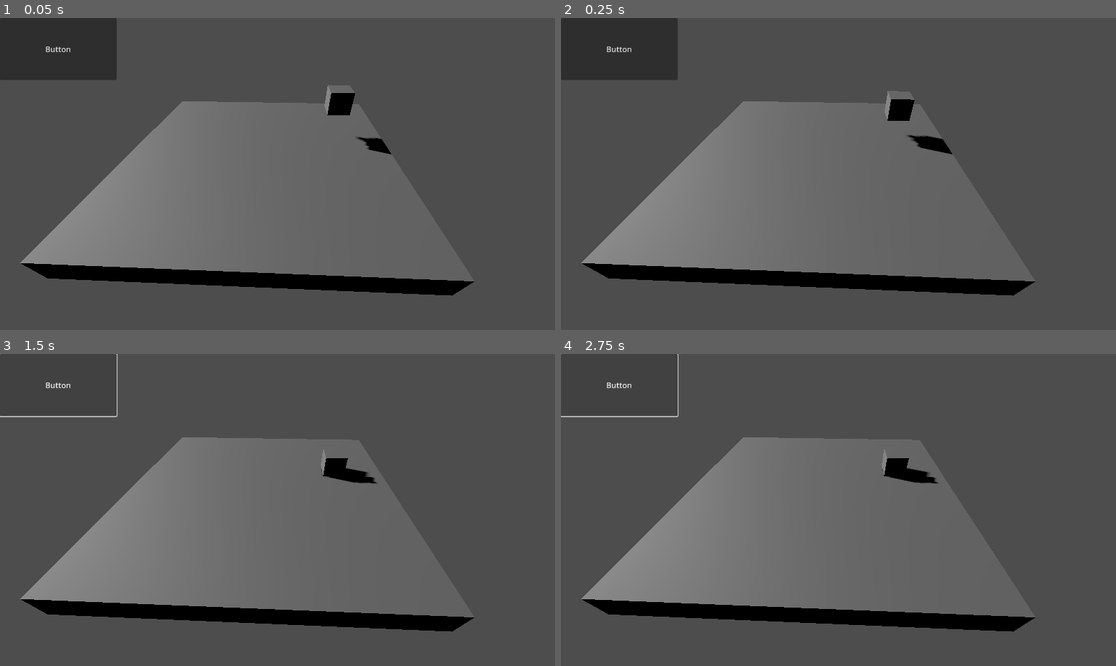
Above: before the commit, frames 1-4 (two rows, left to right).
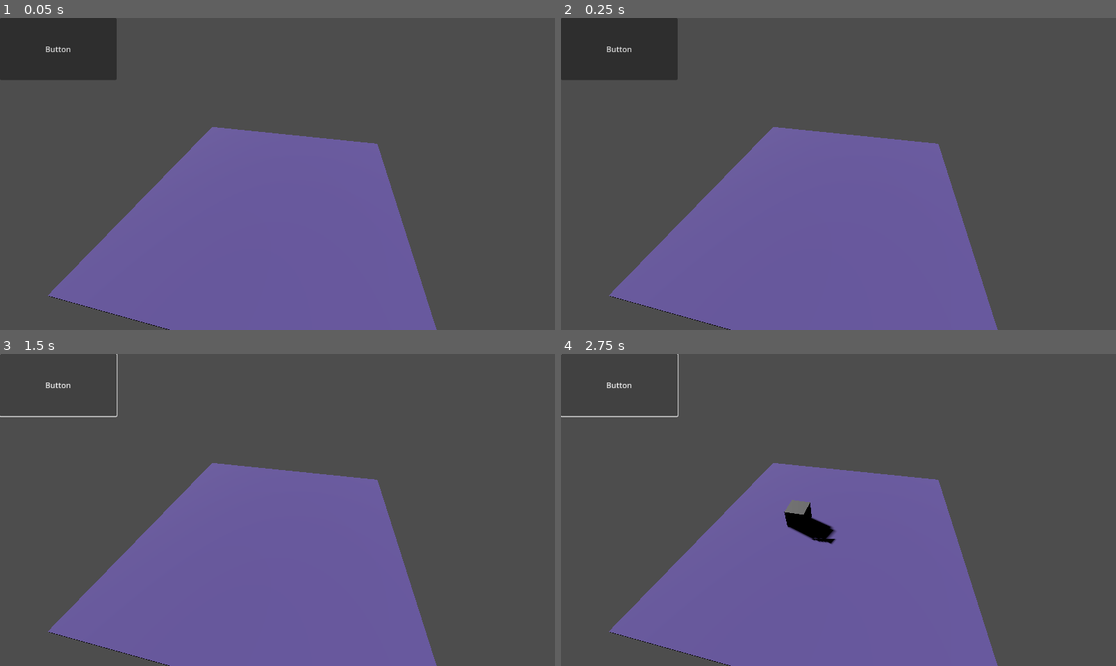
Above: after the commit, the same moments.

Repository: I-ICUPRO/practice-godot
Game: Godot game, scene res://scene/main.tscn
The game is run twice, just before and just after one commit, with the same random seed, the same clock (stepped at 60 frames per second) and the same inputs.
Inputs:
- Up to frame 1 (0.05 s): no input
- Up to frame 2 (0.25 s): no input
- Up to frame 3 (1.5 s): click "Button" at 0.5 s; click "Button" at 1.25 s
- Up to frame 4 (2.75 s): click "Button" at 2 s

The runs differ from the first frame. In frame 1, 40% of the frame differs, in the area x 3-86%, y 21-100%; in frame 2, 40%, in the area x 3-86%, y 23-100%; in frame 3, 40%; in frame 4, 40%.

Commit message:
почти осталось долелать один момент с элементами Area3D. Понял в этом моменте как работают ноды. В файле test_in_Godot.md есть все чтоб провериться Area3D

Diff:
--- a/Box.tscn
+++ /dev/null
@@ -1,10 +0,0 @@
-[gd_scene load_steps=2 format=3 uid="uid://ntste3gfr7bl"]
-
-[sub_resource type="BoxShape3D" id="BoxShape3D_6xnmj"]
-
-[node name="RigidBody3D" type="RigidBody3D"]
-
-[node name="CSGBox3D" type="CSGBox3D" parent="."]
-
-[node name="CollisionShape3D" type="CollisionShape3D" parent="."]
-shape = SubResource("BoxShape3D_6xnmj")
--- /dev/null
+++ b/Prefab/Box.tscn
@@ -0,0 +1,13 @@
+[gd_scene load_steps=3 format=3 uid="uid://ntste3gfr7bl"]
+
+[ext_resource type="Script" uid="uid://4tj0vgqw0onc" path="res://script/box.gd" id="1_0bkxv"]
+
+[sub_resource type="BoxShape3D" id="BoxShape3D_6xnmj"]
+
+[node name="box" type="RigidBody3D"]
+script = ExtResource("1_0bkxv")
+
+[node name="CSGBox3D" type="CSGBox3D" parent="."]
+
+[node name="CollisionShape3D" type="CollisionShape3D" parent="."]
+shape = SubResource("BoxShape3D_6xnmj")
--- /dev/null
+++ b/Prefab/floor.tscn
@@ -0,0 +1,35 @@
+[gd_scene load_steps=5 format=3 uid="uid://1r0tas8n87r5"]
+
+[ext_resource type="Script" uid="uid://b0feaetnj83tb" path="res://script/floor.gd" id="1_oj3tl"]
+
+[sub_resource type="BoxShape3D" id="BoxShape3D_ryoud"]
+size = Vector3(12.4434, 0.222847, 12.4739)
+
+[sub_resource type="BoxMesh" id="BoxMesh_ryoud"]
+
+[sub_resource type="StandardMaterial3D" id="StandardMaterial3D_ryoud"]
+albedo_color = Color(0.634532, 0.530655, 0.976237, 1)
+
+[node name="Floor" type="RigidBody3D"]
+freeze = true
+
+[node name="CollisionShape3D" type="CollisionShape3D" parent="."]
+transform = Transform3D(1, 0, 0, 0, 1, 0, 0, 0, 1, 0.00985718, 0.000457764, -0.00671387)
+shape = SubResource("BoxShape3D_ryoud")
+debug_color = Color(0.94902, 0.384314, 0.588235, 1)
+
+[node name="CSGMesh3D" type="CSGMesh3D" parent="."]
+transform = Transform3D(12.4724, 0, 0, 0, 0.0744913, 0, 0, 0, 12.4724, 0, 0, 0)
+mesh = SubResource("BoxMesh_ryoud")
+material = SubResource("StandardMaterial3D_ryoud")
+
+[node name="Area3D" type="Area3D" parent="."]
+script = ExtResource("1_oj3tl")
+
+[node name="CollisionShape3D2" type="CollisionShape3D" parent="Area3D"]
+transform = Transform3D(1, 0, 0, 0, 1, 0, 0, 0, 1, 0.0197144, 0.0738564, -0.0134277)
+shape = SubResource("BoxShape3D_ryoud")
+debug_color = Color(0.94902, 0.384314, 0.588235, 1)
+
+[connection signal="area_entered" from="Area3D" to="Area3D" method="_on_area_entered"]
+[connection signal="body_entered" from="Area3D" to="Area3D" method="_on_body_entered"]
--- a/scene/main.tscn
+++ b/scene/main.tscn
@@ -1,8 +1,9 @@
-[gd_scene load_steps=4 format=3 uid="uid://bubj4vdtwdu03"]
+[gd_scene load_steps=5 format=3 uid="uid://bubj4vdtwdu03"]
 
 [ext_resource type="Script" uid="uid://b2avq2dac8gpa" path="res://script/main.gd" id="1_itxqv"]
 [ext_resource type="Script" uid="uid://caqw1uierxhe8" path="res://script/UI.gd" id="2_v0l8b"]
-[ext_resource type="PackedScene" uid="uid://ntste3gfr7bl" path="res://Box.tscn" id="3_wp4xf"]
+[ext_resource type="PackedScene" uid="uid://ntste3gfr7bl" path="res://Prefab/Box.tscn" id="3_wp4xf"]
+[ext_resource type="PackedScene" uid="uid://1r0tas8n87r5" path="res://Prefab/floor.tscn" id="4_brvut"]
 
 [node name="Node" type="Node"]
 script = ExtResource("1_itxqv")
@@ -20,7 +21,7 @@
 script = ExtResource("2_v0l8b")
 
 [node name="Camera3D" type="Camera3D" parent="."]
-transform = Transform3D(-0.999229, 0.025881, -0.0295118, 0, 0.751841, 0.659344, 0.0392527, 0.658836, -0.751262, -1.95874, 5.51436, -9.06761)
+transform = Transform3D(-0.979066, 0.130834, -0.155923, 0, 0.766046, 0.642786, 0.203542, 0.62933, -0.750009, -2.83497, 7.57707, -10.54)
 
 [node name="DirectionalLight3D" type="DirectionalLight3D" parent="."]
 transform = Transform3D(0.350201, -0.454109, 0.819234, 0, 0.87462, 0.48481, -0.936675, -0.169781, 0.306292, 3.48439, 3.61084, 0.244046)
@@ -30,12 +31,11 @@
 light_specular = 3.263
 shadow_enabled = true
 
-[node name="RigidBody3D" parent="." instance=ExtResource("3_wp4xf")]
-transform = Transform3D(1, 0, 0, 0, 1, 0, 0, 0, 1, -4.38373, 1.94019, 0.223216)
+[node name="Floor" parent="." instance=ExtResource("4_brvut")]
+transform = Transform3D(1, 0, 0, 0, 1, 0, 0, 0, 1, -0.957076, 0, -3.32166)
 
-[node name="RigidBody3D2" parent="." instance=ExtResource("3_wp4xf")]
-transform = Transform3D(11.8972, 0, 0, 0, 1, 0, 0, 0, 11.1632, -0.886407, -0.388277, -1.23011)
-freeze = true
+[node name="box" parent="." instance=ExtResource("3_wp4xf")]
+transform = Transform3D(1, 0, 0, 0, 1, 0, 0, 0, 1, 0.805215, 21.7545, -3.17918)
 
 [connection signal="mouse_entered" from="MyButton" to="MessageLabel" method="_on_my_button_mouse_entered"]
 [connection signal="mouse_exited" from="MyButton" to="MessageLabel" method="_on_my_button_mouse_exited"]
--- /dev/null
+++ b/script/box.gd
@@ -0,0 +1,4 @@
+#Используется для кубика
+extends RigidBody3D
+
+var _inst: int = 4;
--- /dev/null
+++ b/script/floor.gd
@@ -0,0 +1,8 @@
+extends Area3D
+
+func _on_area_entered(area: Area3D) -> void:
+	print(area.name);
+
+func _on_body_entered(_body: Node3D) -> void:
+	if(_body.name != "Floor"):
+		print(_body);
Not shown, added: Photo.png.import
Not shown, added: script/box.gd.uid
Not shown, added: script/floor.gd.uid
Not shown, added: test_in_Godot.md
